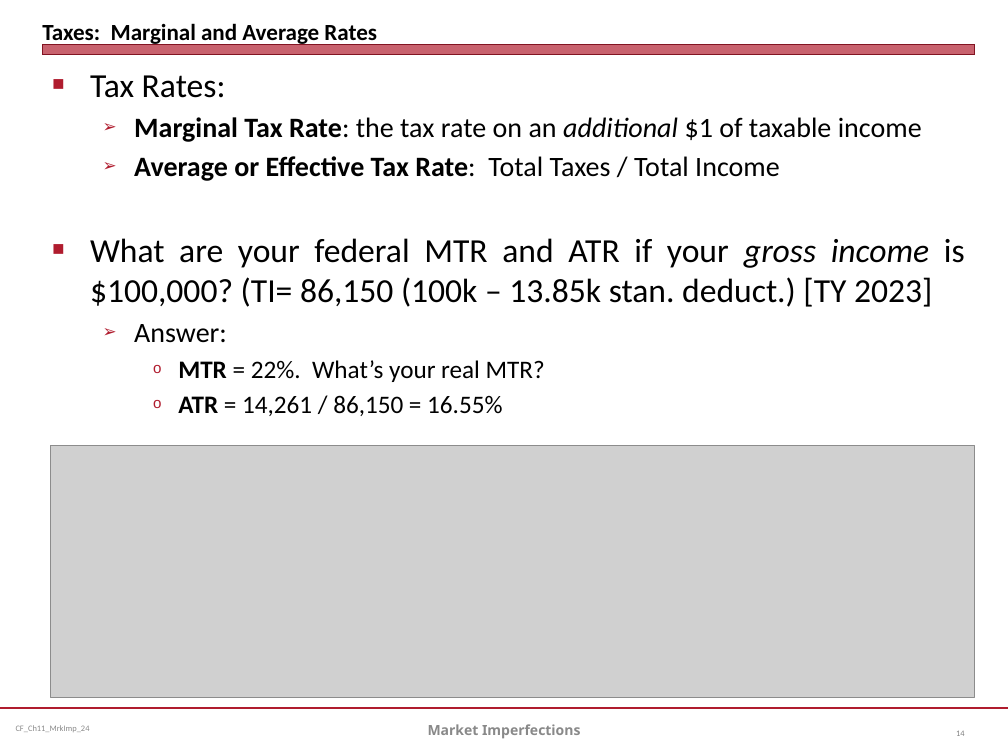
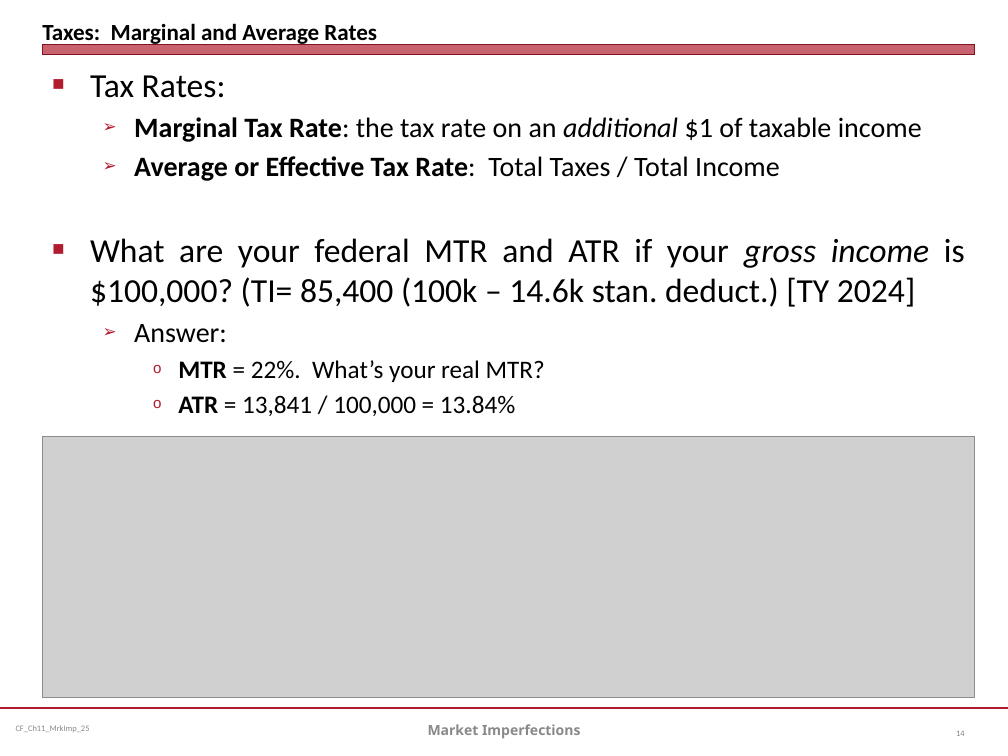
Before and after one commit to jmc877/Corporate-Finance, a slide deck: slide 14 of slides/CF_Ch11_MrkImp_24.pptx. Drawn at 1008x756 pixels with LibreOffice and Linux fonts; fonts in the diff are those of the drawing; grey boxes stand for pictures. Boxes give left, top, right and bottom in pixels: in the first picture for what was removed or moved away, otherwise in the second. Text is boxed around its words. In the diff, an @@ line names an element or a change of style, - is before the commit and + after.

```diff
--- a/slides/CF_Ch11_MrkImp_24.pptx
+++ b/slides/CF_Ch11_MrkImp_24.pptx
@@ text at (x1=90, y1=238, x2=965, y2=307): text changed @@
-■ What are your federal MTR and ATR if your gross income is $100,000? (TI= 86,150 (100k – 13.85k stan. deduct.) [TY 2023]
+■ What are your federal MTR and ATR if your gross income is $100,000? (TI= 85,400 (100k – 14.6k stan. deduct.) [TY 2024]
@@ text at (x1=178, y1=395, x2=515, y2=416): text changed @@
-    o ATR = 14,261 / 86,150 = 16.55%
+    o ATR = 13,841 / 100,000 = 13.84%
@@ picture resized from (x1=50, y1=446, x2=975, y2=698) to (x1=42, y1=436, x2=975, y2=697) @@
```
Also in this commit, not shown: 23 other slides changed, 3 other files.
